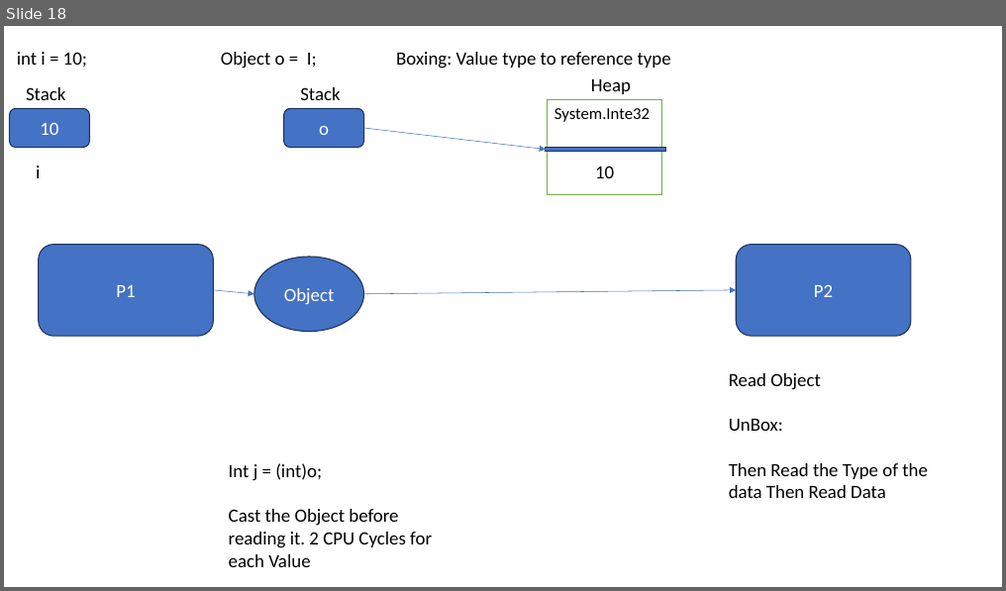
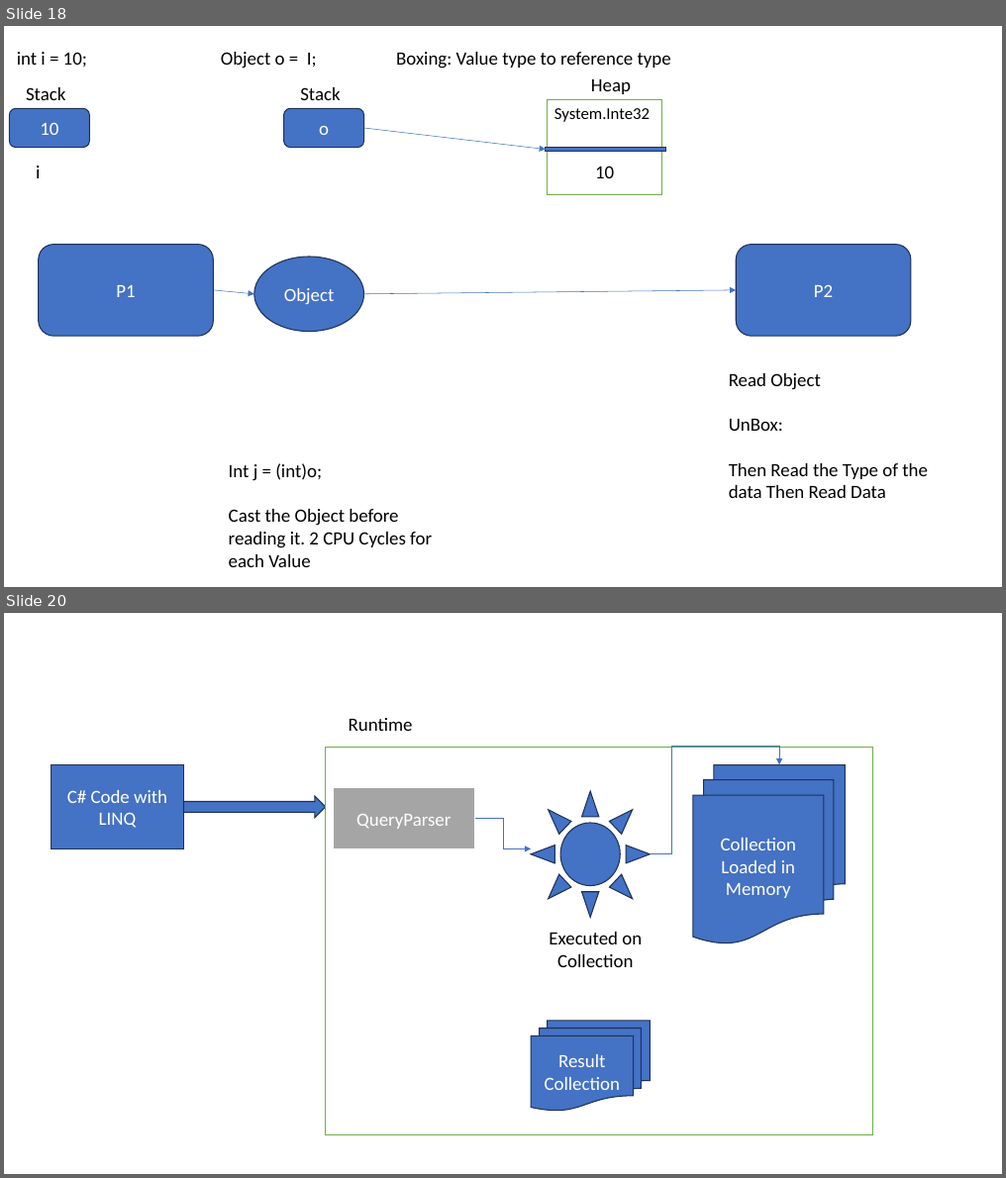
Before and after one commit to maheshsabnis/NetAppsNice, a slide deck: ppts.pptx. Shown one above the other, each under a label of ours: slide 18 before the commit, slides 18 and 20 after it; the slides between them are not shown. The pictures are 1006x591 and 1006x1178 pixels, drawn with LibreOffice and Linux fonts; fonts in the diff are those of the drawing. Boxes give left, top, right and bottom in pixels: in the first picture for what was removed or moved away, otherwise in the second. Text is boxed around its words. In the diff, an @@ line names an element or a change of style, - is before the commit and + after.

```diff
--- a/ppts.pptx
+++ b/ppts.pptx
@@ slide 20 added at bbox=[4, 613, 1002, 1174], background #FFFFFF @@
@@ text added at bbox=[349, 718, 413, 731], 18 pt, text #000000 @@
+Runtime
@@ rectangle added at bbox=[326, 748, 873, 1136], fill #FFFFFF, outline #70AD47 1 pt @@
@@ elbow arrow added from (650, 854) to (779, 765), #4472C4 0.5 pt @@
@@ rectangle added at bbox=[52, 765, 183, 849], fill #4472C4, outline #1E3256 1 pt, 18 pt, text #FFFFFF @@
+C# Code with LINQ
@@ rectangle added at bbox=[333, 788, 475, 850], fill #A5A5A5, outline #FFFFFF 1.5 pt, 18 pt, text #FFFFFF @@
+QueryParser
@@ flow chart multidocument added at bbox=[693, 765, 845, 944], fill #4472C4, outline #1E3256 1 pt, 18 pt, text #FFFFFF @@
+Collection Loaded in Memory
@@ right arrow added at bbox=[183, 796, 326, 818], fill #4472C4, outline #1E3256 1 pt @@
@@ elbow arrow added from (475, 818) to (531, 849), #4472C4 0.5 pt @@
@@ sun added at bbox=[531, 791, 650, 917], fill #4472C4, outline #1E3256 1 pt @@
@@ text added at bbox=[548, 932, 642, 967], 18 pt, text #000000 @@
+Executed on Collection
@@ flow chart multidocument added at bbox=[531, 1021, 650, 1111], fill #4472C4, outline #1E3256 1 pt, 18 pt, text #FFFFFF @@
+Result Collection
```
Also in this commit, not shown: 1 other slide added, 25 other files.
